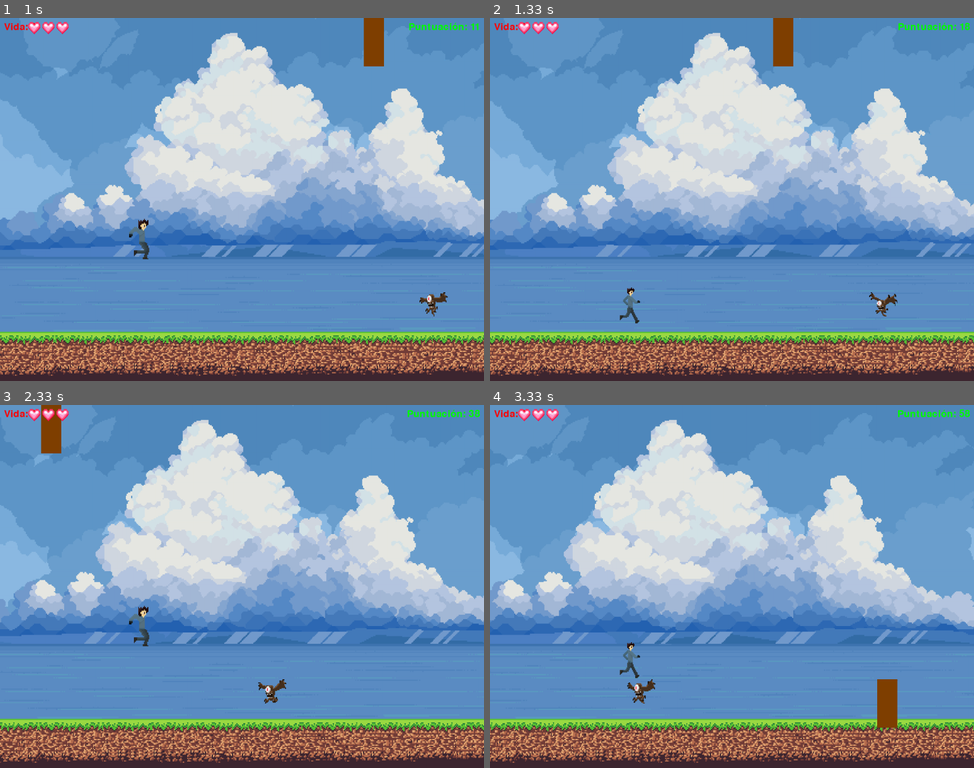
Above: before the commit, frames 1-4 (two rows, left to right).
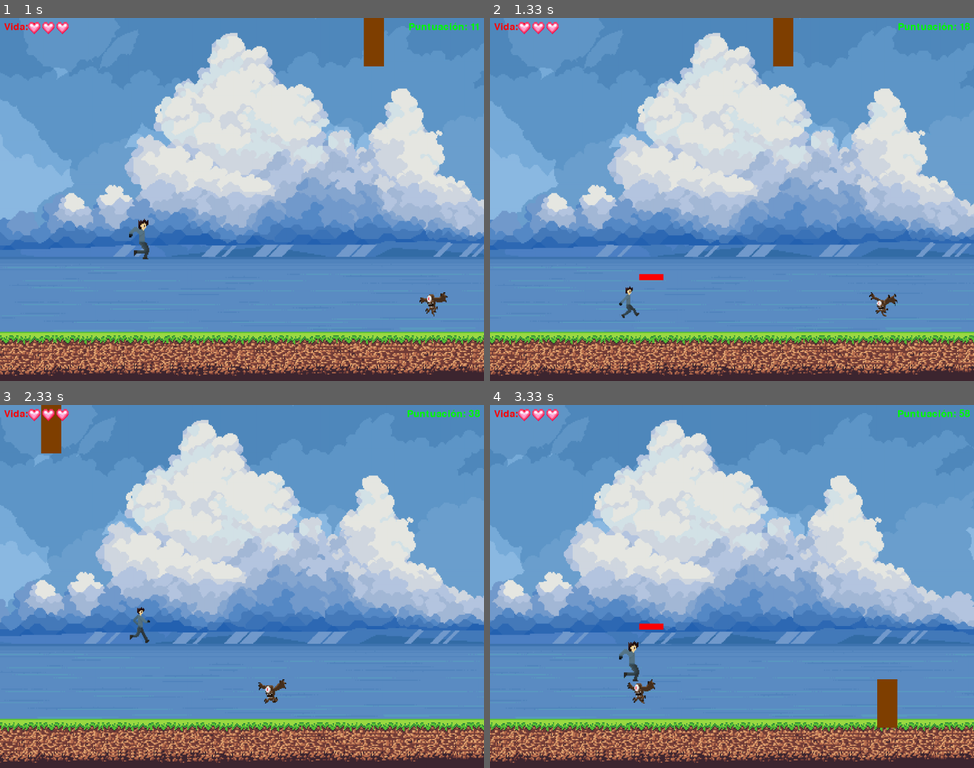
Above: after the commit, the same moments.

Repository: Jol-XD/Corre-Paco-Corre
Game: pygame game, started from proyecto/Juego(test-Jack).py
Two runs of this game, one before a commit and one after it. Both use one fixed random seed, a clock stepped at 60 frames per second and the inputs below.
Inputs (mouse positions are in pixels of both pictures, inside the frame that each line leads up to):
- Up to frame 1 (1 s): click (237, 253) at 0.38 s; hold Space from 0.67 s (still down); hold Up from 0.67 s (still down)
- Up to frame 2 (1.33 s): release Space at 1.13 s; release Up at 1.13 s; hold Up from 1.17 s (still down); tap Space at 1.23 s
- Up to frame 3 (2.33 s): tap Space at 1.53, 1.73, 2.07 s; release Up at 1.63 s; hold Down 1.67-1.97 s; hold Up from 2 s (still down)
- Up to frame 4 (3.33 s): release Up at 2.37 s; hold Down 2.4-2.77 s; tap Space at 2.47, 2.87, 3.2 s; hold Up 2.8-3.1 s; hold Down from 3.13 s (still down)

Frame 1 is identical in both runs. In frame 2, 0.2% of the frame differs, in the area x 26-36%, y 70-85%; in frame 3, 0.2%; in frame 4, 0.3%, in the area x 26-36%, y 60-77%.

Commit message:
atacke arreglado, separe el atacke del jugador,

Diff:
--- a/proyecto/Juego(test-Jack).py
+++ b/proyecto/Juego(test-Jack).py
@@ -304,7 +304,8 @@
         self.jump_strength = -20
         self.vida = 3
         self.attack_duration = 200
-        self.attack_timer = 0
+        self.attack_timer = 250
+        self.attack = None
         self.ultimo_cambio = pygame.time.get_ticks()
 
         self.animacion = []
@@ -354,7 +355,6 @@
                 self.velocity[1] = 0
 
         if self.is_atacando:
-            self.attack_rect = pygame.Rect(self.rect.x + 50, self.rect.y + 30, 60, 15)
             self.attack_timer += pygame.time.get_ticks() - self.ultimo_cambio
             self.ultimo_cambio = pygame.time.get_ticks()
 
@@ -376,6 +376,9 @@
                 self.image = self.animacion_salto[self.indice_animacion]
                 self.ultimo_cambio = tiempo_actual
 
+    def restablecer_animacion(self):
+        self.indice_animacion = 0
+        self.image = self.animacion[self.indice_animacion]
 
     def salto(self):
         if not self.is_jumping:
@@ -400,21 +403,29 @@
             self.is_atacando = True
             self.attack_timer = 0
             self.ultimo_cambio = pygame.time.get_ticks()
-            self.restablecer_animacion()  # Agregado para restablecer la animación al atacar
-
-    def restablecer_animacion(self):
-        self.indice_animacion = 0
-        self.image = self.animacion[self.indice_animacion]
+
+            # Crear una instancia de la clase Attack
+            self.attack = Attack(self.rect.x + 50, self.rect.y + 30)
 
     def detener_ataque(self):
         self.is_atacando = False
         self.restablecer_animacion()
+        self.attack = None  # Limpiar la instancia de ataque
 
     def draw(self, surface):
         surface.blit(self.image, self.rect.topleft)
 
-        if self.is_atacando and self.attack_rect:
-            pygame.draw.rect(surface, ROJO, self.attack_rect)
+        if self.attack:
+            self.attack.draw(surface)
+
+class Attack(pygame.sprite.Sprite):
+    def __init__(self, x, y):
+        super().__init__()
+
+        self.rect = pygame.Rect(x, y, 60, 15)
+
+    def draw(self, surface):
+        pygame.draw.rect(surface, ROJO, self.rect)
 
 class EnemigoNormal(pygame.sprite.Sprite):
     def __init__(self, x, y):
@@ -759,21 +770,18 @@
             if event.type == pygame.KEYUP:
                 if event.key == pygame.K_DOWN:
                     jugador.levantarse()
-                if event.key == pygame.K_SPACE:
-                    jugador.detener_ataque()
 
     jugador.update()
     enemigos.update()
     estructuras.update()
 
     # Colisiones y lógica del juego
-    colisiones = pygame.sprite.spritecollide(jugador, enemigos, False)
-    if colisiones:
-        for enemigo in colisiones:
-            if not jugador.is_atacando:
-                jugador.vida -= 1
-                print(f"¡El jugador perdió 1 vida! Vidas restantes: {jugador.vida}")
-            for enemigo in colisiones:
+    colisiones_jugador_enemigos = pygame.sprite.spritecollide(jugador, enemigos, False)
+    if colisiones_jugador_enemigos:
+        for enemigo in colisiones_jugador_enemigos:
+            jugador.vida -= 1
+            print(f"¡El jugador perdió 1 vida! Vidas restantes: {jugador.vida}")
+            for enemigo in colisiones_jugador_enemigos:
                 if not enemigo.derrotado:
                     enemigo.derrotado = True
                     enemigos_derrotados.append(enemigo)
@@ -783,6 +791,21 @@
         # Elimina los enemigos derrotados del grupo de enemigos
         for enemigo in enemigos_derrotados:
             enemigos.remove(enemigo)
+
+    # Colisiones del ataque del jugador con los enemigos
+    if jugador.is_atacando and jugador.attack:
+        colisiones_ataque_enemigos = pygame.sprite.spritecollide(jugador.attack, enemigos, False)
+        if colisiones_ataque_enemigos:
+            for enemigo in colisiones_ataque_enemigos:
+                if not enemigo.derrotado:
+                    enemigo.derrotado = True
+                    enemigos_derrotados.append(enemigo)
+                    print("¡Enemigo derrotado!")
+                    generar_enemigo()
+
+            # Elimina los enemigos derrotados del grupo de enemigos
+            for enemigo in enemigos_derrotados:
+                enemigos.remove(enemigo)
 
         enemigos_derrotados = []
 
